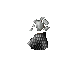
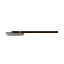
Layers edited between the first and the second 64 x 64 image:
added layer "Pasted Layer" above "plate_full.png" over [17, 33, 25, 36]
hid "2176_2.png copy", painted on it over [27, 32, 48, 50]
added layer "bardiche.png" above "quarterstaff.png" over [4, 31, 50, 36]
added layer "quarterstaff.png" above "spear.png #1" over [12, 31, 58, 34]
hid "0701_2.png copy" over [29, 17, 50, 46]
